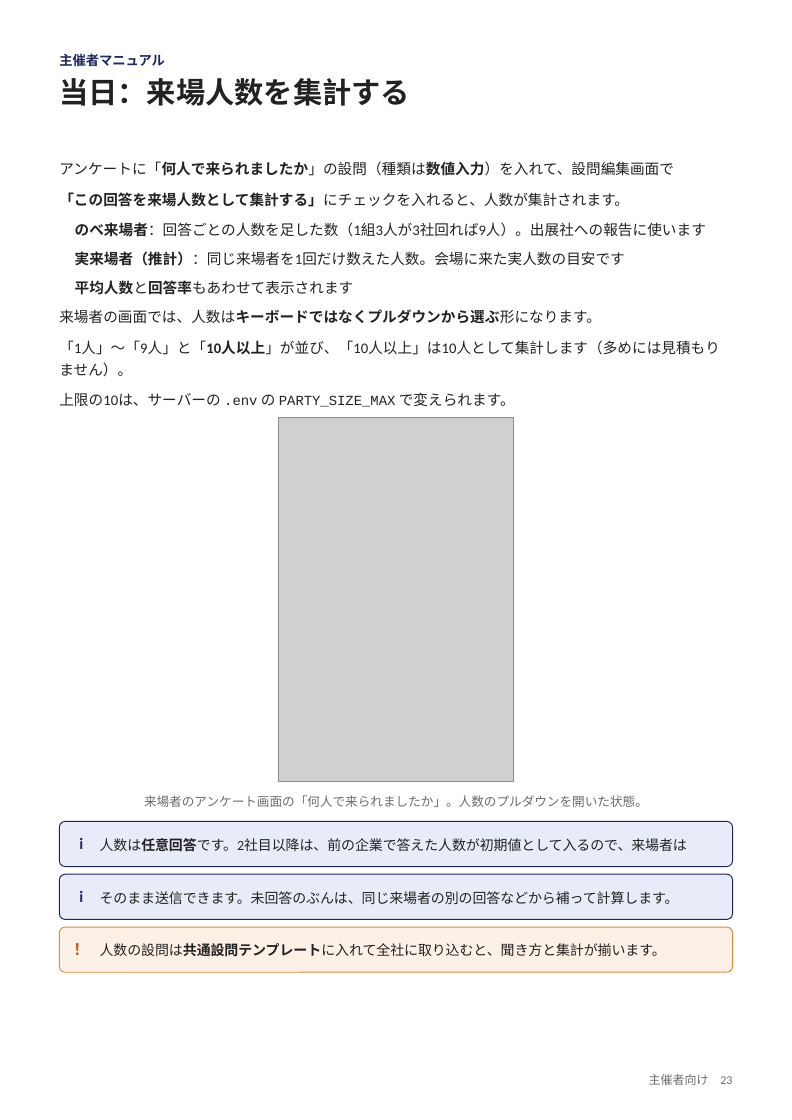
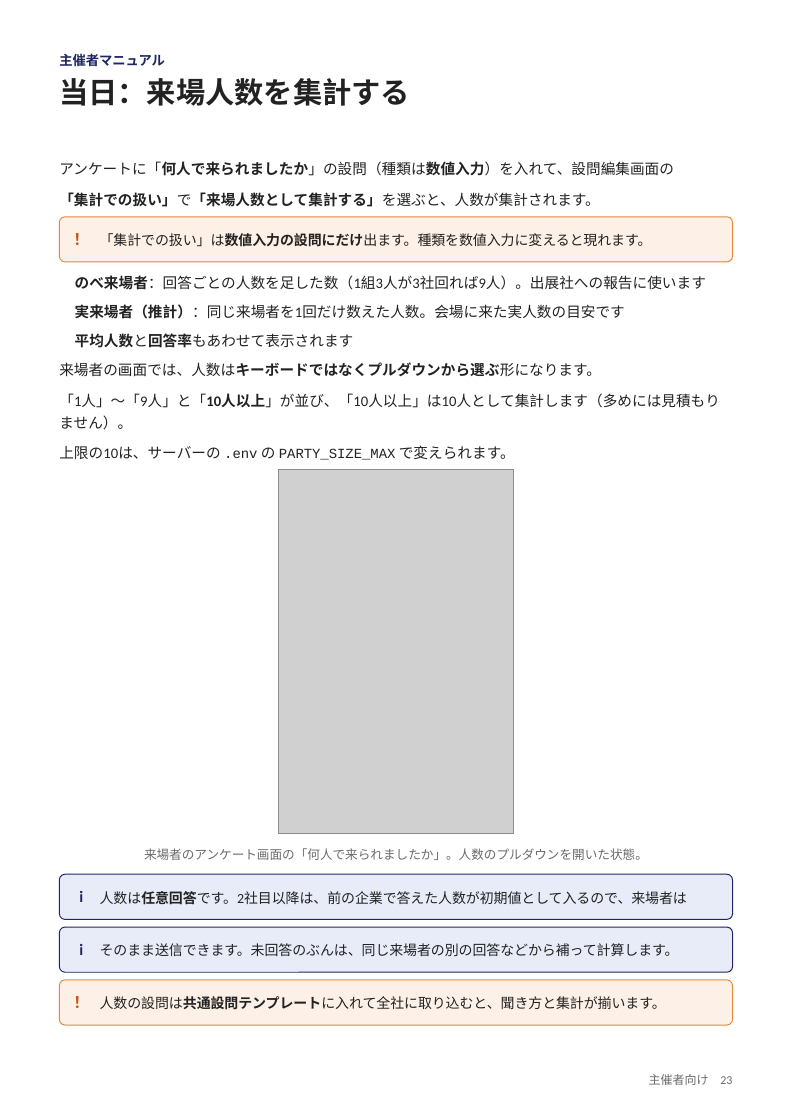
Before and after one commit to nisplus/enque, a slide deck: slide 23 of docs/manual-organizer.pptx. Drawn at 792x1120 pixels with LibreOffice and Linux fonts; fonts in the diff are those of the drawing; grey boxes stand for pictures. Boxes give left, top, right and bottom in pixels: in the first picture for what was removed or moved away, otherwise in the second. Text is boxed around its words. In the diff, an @@ line names an element or a change of style, - is before the commit and + after.

```diff
--- a/docs/manual-organizer.pptx
+++ b/docs/manual-organizer.pptx
@@ text at (x1=59, y1=161, x2=674, y2=176): text changed @@
-アンケートに「何人で来られましたか」の設問（種類は数値入力）を入れて、設問編集画面で
+アンケートに「何人で来られましたか」の設問（種類は数値入力）を入れて、設問編集画面の
@@ text at (x1=59, y1=192, x2=599, y2=207): text changed; bold on @@
-「この回答を来場人数として集計する」にチェックを入れると、人数が集計されます。
+「集計での扱い」で「来場人数として集計する」を選ぶと、人数が集計されます。
@@ rounded rectangle added at (x1=59, y1=216, x2=733, y2=261), fill #FDF0E6, outline #E08A3C 0.75 pt @@
@@ text added at (x1=69, y1=226, x2=94, y2=251), 12 pt, text #C25A17, bold @@
+！
@@ text added at (x1=100, y1=233, x2=652, y2=247), 10.5 pt, text #222222 @@
+「集計での扱い」は数値入力の設問にだけ出ます。種類を数値入力に変えると現れます。
@@ 8 texts, 1 picture moved together from (x1=59, y1=222, x2=720, y2=904) to (x1=59, y1=275, x2=720, y2=956) @@
@@ rounded rectangle at (x1=59, y1=927, x2=733, y2=972): fill #FDF0E6 to #E8ECF8; outline #E08A3C 0.75 pt to #1E2761 0.75 pt @@
@@ text "i" moved from (x1=79, y1=838, x2=83, y2=849) to (x1=79, y1=944, x2=83, y2=955) @@
@@ rounded rectangle moved from (x1=59, y1=821, x2=733, y2=866) to (x1=59, y1=980, x2=733, y2=1025) @@
@@ rounded rectangle at (x1=59, y1=980, x2=733, y2=1025): fill #E8ECF8 to #FDF0E6; outline #1E2761 0.75 pt to #E08A3C 0.75 pt @@
@@ 3 texts moved together from (x1=59, y1=309, x2=666, y2=962) to (x1=59, y1=362, x2=666, y2=1014) @@
```
Also in this commit, not shown: 9 other slides changed, 2 slides added, 20 other files.
